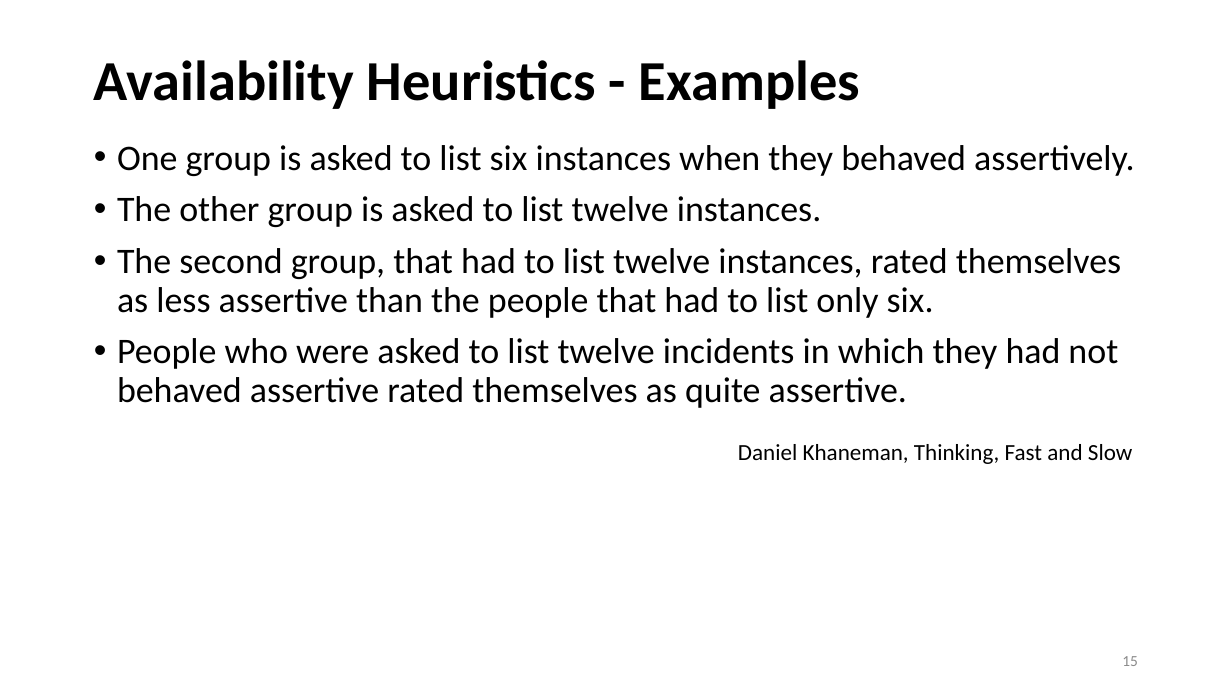
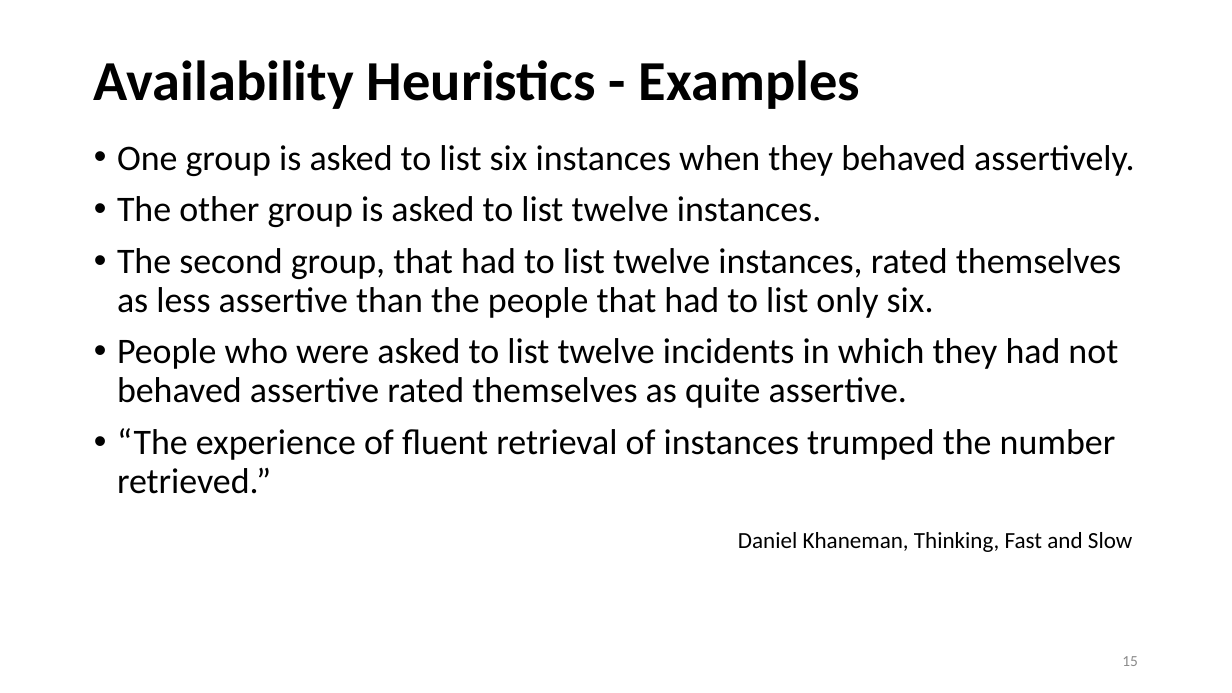
Before and after one commit to OSUso/FAIR-Open-Course, a slide deck: slide 15 of FAIR Open Course - Module 01b - Cognitive Biases.pptx. Drawn at 1232x693 pixels with LibreOffice and Linux fonts; fonts in the diff are those of the drawing. Boxes give left, top, right and bottom in pixels: in the first picture for what was removed or moved away, otherwise in the second. Text is boxed around its words. In the diff, an @@ line names an element or a change of style, - is before the commit and + after.

```diff
--- a/FAIR Open Course - Module 01b - Cognitive Biases.pptx
+++ b/FAIR Open Course - Module 01b - Cognitive Biases.pptx
@@ text at box(117, 428, 1116, 494): paragraph added @@
+• “The experience of fluent retrieval of instances trumped the number retrieved.”
@@ text "Daniel Khaneman, Thinking, Fast and ...": place and size @@
-text "Daniel Khaneman, Thinking, Fast and ..." at box(738, 444, 1132, 464)
+text "Daniel Khaneman, Thinking, Fast and ..." at box(738, 532, 1132, 552)
```
Also in this commit, not shown: 8 other slides changed, 2 other files.
